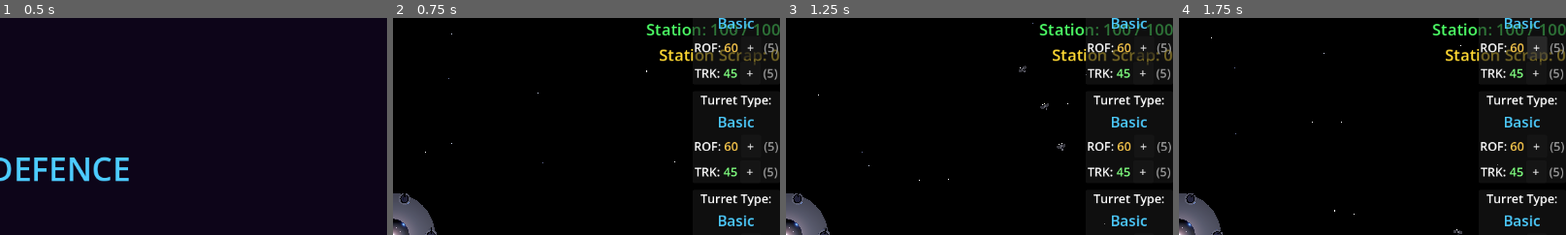
Above: before the commit, frames 1-4 (left to right).
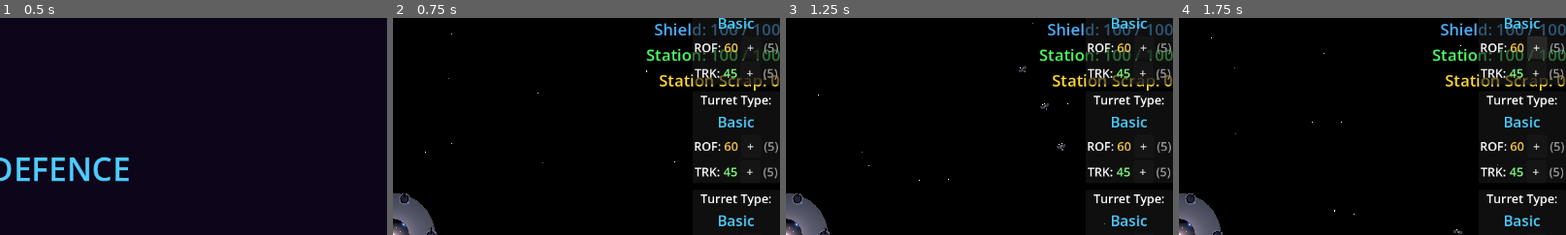
Above: after the commit, the same moments.

Repository: rgjhawkins/towerdefence
Game: Godot game, scene res://main_menu.tscn
The game is run twice, just before and just after one commit, with the same random seed, the same clock (stepped at 60 frames per second) and the same inputs.
Inputs:
- Up to frame 1 (0.5 s): no input
- Up to frame 2 (0.75 s): click "Start Game" at 0.5 s
- Up to frame 3 (1.25 s): no input
- Up to frame 4 (1.75 s): click "+" at 1.25 s
The pictures show only the part of the screen within x 50-100%, y 0-50%; the shares and areas given below are measured in that part.

Frame 1 is identical in both runs. In frame 2, 2.7% of the frame differs, in the area x 65-100%, y 2-34%; in frame 3, 2.7%; in frame 4, 2.7%.

Commit message:
Add shield system with visual effects, enhance visuals
- Shield system: 100 HP, 0.5 HP/sec regen, absorbs damage before station
- Shield bubble with subtle blue shimmer effect on hit (additive blend)
- Brighter turret bullets (emission energy 12.0)
- Doubled scrap piece size for better visibility

Co-Authored-By: Claude Opus 4.5 <noreply@anthropic.com>

Diff:
--- a/bullet.tscn
+++ b/bullet.tscn
@@ -3,10 +3,10 @@
 [ext_resource type="Script" path="res://bullet.gd" id="1_bullet"]
 
 [sub_resource type="StandardMaterial3D" id="BulletMaterial"]
-albedo_color = Color(1, 1, 0.5, 1)
+albedo_color = Color(1, 1, 0.6, 1)
 emission_enabled = true
-emission = Color(1, 0.9, 0.3, 1)
-emission_energy_multiplier = 4.0
+emission = Color(1, 0.95, 0.4, 1)
+emission_energy_multiplier = 12.0
 
 [node name="Bullet" type="Node3D"]
 script = ExtResource("1_bullet")
--- a/hud.gd
+++ b/hud.gd
@@ -3,8 +3,10 @@
 signal turret_selected(index: int)
 signal turret_deselected()
 signal turret_upgraded(index: int, stat: String, value: float)
+signal shield_hit()
 
 @onready var health_label: Label = $StationContainer/VBox/HealthLabel
+@onready var shield_label: Label = $StationContainer/VBox/ShieldLabel
 @onready var station_scrap_label: Label = $StationContainer/VBox/StationScrapLabel
 @onready var collector_health_label: Label = $CollectorContainer/VBox/CollectorHealthLabel
 @onready var cargo_label: Label = $CollectorContainer/VBox/CargoLabel
@@ -12,6 +14,9 @@
 
 var station_health: float = 100.0
 var max_station_health: float = 100.0
+var shield_health: float = 100.0
+var max_shield_health: float = 100.0
+var shield_regen_rate: float = 0.5  # HP per second
 var collector_health: float = 100.0
 var max_collector_health: float = 100.0
 var station_scrap: int = 0
@@ -27,10 +32,19 @@
 
 func _ready() -> void:
 	update_health(station_health)
+	update_shield(shield_health)
 	update_collector_health(collector_health)
 	update_station_scrap(station_scrap)
 	update_cargo(cargo_current, cargo_capacity)
 	_setup_turret_icons()
+
+
+func _process(delta: float) -> void:
+	# Regenerate shield
+	if shield_health < max_shield_health:
+		shield_health += shield_regen_rate * delta
+		shield_health = minf(shield_health, max_shield_health)
+		update_shield(shield_health)
 
 
 func _setup_turret_icons() -> void:
@@ -168,12 +182,27 @@
 
 
 func take_damage(amount: float) -> void:
-	station_health -= amount
-	station_health = max(station_health, 0)
-	update_health(station_health)
-
-	if station_health <= 0:
-		_on_station_destroyed()
+	# Shield absorbs damage first
+	if shield_health > 0:
+		var shield_damage := minf(amount, shield_health)
+		shield_health -= shield_damage
+		amount -= shield_damage
+		update_shield(shield_health)
+		shield_hit.emit()  # Trigger visual effect
+
+	# Remaining damage goes to station
+	if amount > 0:
+		station_health -= amount
+		station_health = max(station_health, 0)
+		update_health(station_health)
+
+		if station_health <= 0:
+			_on_station_destroyed()
+
+
+func update_shield(health: float) -> void:
+	shield_health = health
+	shield_label.text = "Shield: %d / %d" % [int(shield_health), int(max_shield_health)]
 
 
 func _on_station_destroyed() -> void:
--- a/hud.tscn
+++ b/hud.tscn
@@ -35,6 +35,13 @@
 
 [node name="VBox" type="VBoxContainer" parent="StationContainer"]
 layout_mode = 2
+
+[node name="ShieldLabel" type="Label" parent="StationContainer/VBox"]
+layout_mode = 2
+theme_override_colors/font_color = Color(0.3, 0.7, 1, 1)
+theme_override_font_sizes/font_size = 24
+text = "Shield: 100 / 100"
+horizontal_alignment = 2
 
 [node name="HealthLabel" type="Label" parent="StationContainer/VBox"]
 layout_mode = 2
--- a/scrap_piece.tscn
+++ b/scrap_piece.tscn
@@ -18,5 +18,5 @@
 script = ExtResource("1_scrap")
 
 [node name="Mesh" type="CSGBox3D" parent="."]
-size = Vector3(0.15, 0.08, 0.12)
+size = Vector3(0.3, 0.16, 0.24)
 material = SubResource("ScrapMaterial")
--- a/space_station.gd
+++ b/space_station.gd
@@ -5,9 +5,14 @@
 @export var tractor_range: float = 5.0  # Station radius
 @export var tractor_power: float = 6.0  # Pull speed
 @export var collect_distance: float = 0.8  # Distance to collect
+@export var shield_radius: float = 6.0  # Shield bubble size
+@export var shield_flash_duration: float = 0.3  # How long flash lasts
 
 var beam_lines: Array[MeshInstance3D] = []
 var beam_material: StandardMaterial3D
+var shield_mesh: MeshInstance3D
+var shield_material: StandardMaterial3D
+var shield_flash_timer: float = 0.0
 
 @onready var intake: Node3D = $ScrapIntake
 
@@ -21,9 +26,60 @@
 	beam_material.emission_energy_multiplier = 2.0
 	beam_material.transparency = BaseMaterial3D.TRANSPARENCY_ALPHA
 
+	# Create shield bubble
+	_create_shield_bubble()
+
+	# Connect to HUD shield_hit signal
+	await get_tree().process_frame
+	var hud = get_tree().root.get_node_or_null("Main/HUD")
+	if hud and hud.has_signal("shield_hit"):
+		hud.shield_hit.connect(_on_shield_hit)
+
+
+func _create_shield_bubble() -> void:
+	shield_mesh = MeshInstance3D.new()
+	var sphere := SphereMesh.new()
+	sphere.radius = shield_radius
+	sphere.height = shield_radius * 2
+	sphere.radial_segments = 48
+	sphere.rings = 24
+	shield_mesh.mesh = sphere
+
+	shield_material = StandardMaterial3D.new()
+	shield_material.albedo_color = Color(0.4, 0.8, 1, 0)
+	shield_material.emission_enabled = true
+	shield_material.emission = Color(0.2, 0.5, 1, 1)
+	shield_material.emission_energy_multiplier = 0.5
+	shield_material.transparency = BaseMaterial3D.TRANSPARENCY_ALPHA
+	shield_material.blend_mode = BaseMaterial3D.BLEND_MODE_ADD
+	shield_material.shading_mode = BaseMaterial3D.SHADING_MODE_UNSHADED
+	shield_material.cull_mode = BaseMaterial3D.CULL_DISABLED
+	shield_mesh.material_override = shield_material
+
+	shield_mesh.position = Vector3(0, 1, 0)  # Center on station
+	add_child(shield_mesh)
+
+
+func _on_shield_hit() -> void:
+	shield_flash_timer = shield_flash_duration
+
 
 func _process(delta: float) -> void:
 	_process_tractor_beam(delta)
+	_process_shield_flash(delta)
+
+
+func _process_shield_flash(delta: float) -> void:
+	if shield_flash_timer > 0:
+		shield_flash_timer -= delta
+		var t := shield_flash_timer / shield_flash_duration
+		# Subtle shimmer effect - low alpha, gentle glow
+		var alpha := t * 0.15
+		shield_material.albedo_color = Color(0.4, 0.8, 1, alpha)
+		shield_material.emission_energy_multiplier = 0.3 + t * 0.7
+	else:
+		shield_material.albedo_color = Color(0.4, 0.8, 1, 0)
+		shield_material.emission_energy_multiplier = 0.0
 
 
 func _process_tractor_beam(delta: float) -> void:
